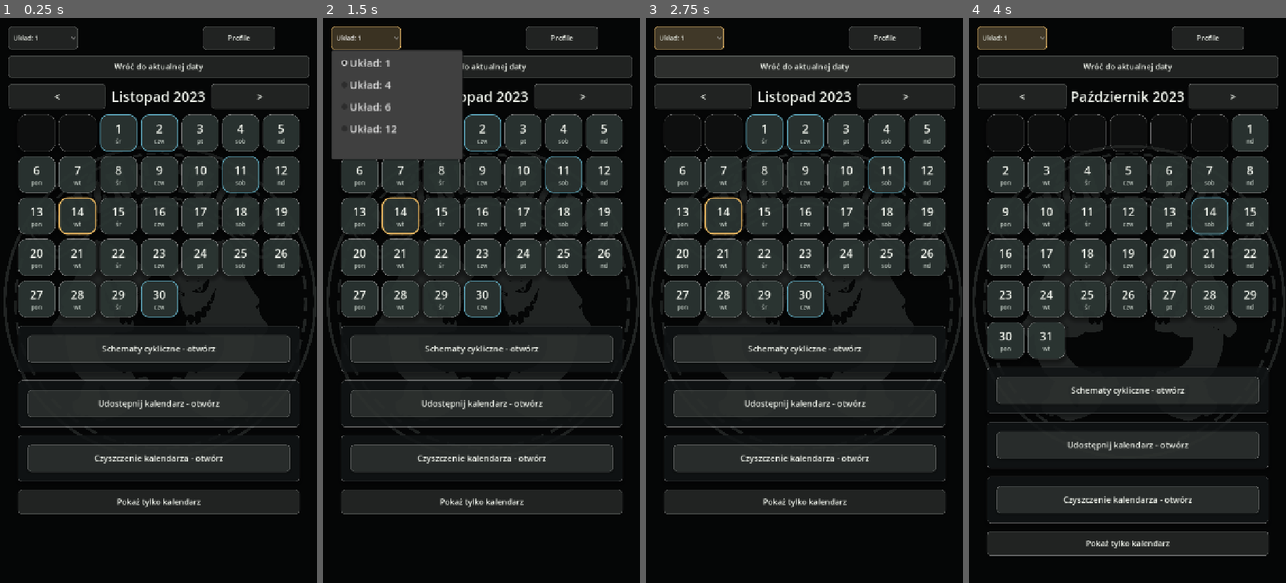
Above: before the commit, frames 1-4 (left to right).
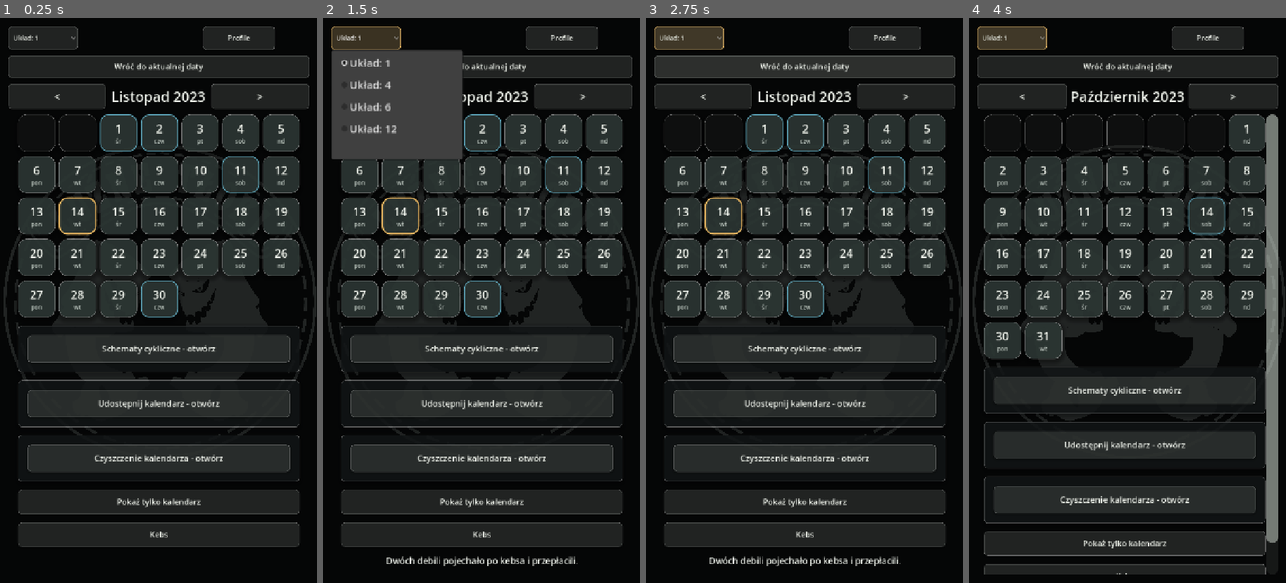
Above: after the commit, the same moments.

Repository: ElKlient/IDOL-Genesis
Game: Godot game, scene res://scenes/main.tscn
Same seed, same stepped clock (60 frames per second), same inputs: the game is played once before the commit and once after it.
Inputs (mouse positions are in pixels of both pictures, inside the frame that each line leads up to):
- Up to frame 1 (0.25 s): no input
- Up to frame 2 (1.5 s): click (481, 532) at 0.5 s, where only the run after the commit has a clickable "Kebs"; click "Układ: 1" at 1.25 s
- Up to frame 3 (2.75 s): click "Wróć do aktualnej daty" at 2 s
- Up to frame 4 (4 s): click "<" at 2.75 s; click (1124, 577) at 3.5 s, where only the run after the commit has a clickable "Kebs"

The runs differ from the first frame. In frame 1, 3.9% of the frame differs, in the area x 5-95%, y 89-94%; in frame 2, 4.3%; in frame 3, 4.3%; in frame 4, 13%, in the area x 4-98%, y 17-99%.

Commit message:
Add kebab note button

Diff:
--- a/apps/wspolny-kalendarz/scripts/main.gd
+++ b/apps/wspolny-kalendarz/scripts/main.gd
@@ -141,9 +141,12 @@
 var sharing_toggle_button: Button
 var sharing_body: VBoxContainer
 var calendar_only_button: Button
+var kebab_button: Button
+var kebab_note_label: Label
 var system_days_expanded := false
 var sharing_expanded := false
 var calendar_clear_expanded := false
+var kebab_note_expanded := false
 var calendar_only_mode := false
 var profile_panel_open := false
 var settings_loaded := false
@@ -341,6 +344,18 @@
 	_prepare_control(calendar_only_button, 18, 56)
 	_connect_tap(calendar_only_button, Callable(self, "_toggle_calendar_only_mode"))
 	content_root.add_child(calendar_only_button)
+
+	kebab_button = Button.new()
+	kebab_button.text = "Kebs"
+	_prepare_control(kebab_button, 18, 56)
+	_connect_tap(kebab_button, Callable(self, "_toggle_kebab_note"))
+	content_root.add_child(kebab_button)
+
+	kebab_note_label = _make_label("Dwóch debili pojechało po kebsa i przepłacili.", 20, COLOR_TEXT)
+	kebab_note_label.visible = kebab_note_expanded
+	kebab_note_label.autowrap_mode = TextServer.AUTOWRAP_WORD_SMART
+	kebab_note_label.horizontal_alignment = HORIZONTAL_ALIGNMENT_CENTER
+	content_root.add_child(kebab_note_label)
 
 	_style_main_scrollbar()
 	_build_day_dialog()
@@ -1333,6 +1348,8 @@
 		sharing_body.visible = sharing_expanded and not calendar_only_mode
 	if calendar_clear_body != null:
 		calendar_clear_body.visible = calendar_clear_expanded and not calendar_only_mode
+	if kebab_note_label != null:
+		kebab_note_label.visible = kebab_note_expanded
 
 	if system_days_toggle_button != null:
 		system_days_toggle_button.text = "Schematy cykliczne - schowaj" if system_days_expanded else "Schematy cykliczne - otwórz"
@@ -1356,6 +1373,12 @@
 
 func _toggle_calendar_clear_panel() -> void:
 	calendar_clear_expanded = not calendar_clear_expanded
+	_refresh_collapsible_panels()
+	_save_settings_to_disk()
+
+
+func _toggle_kebab_note() -> void:
+	kebab_note_expanded = not kebab_note_expanded
 	_refresh_collapsible_panels()
 	_save_settings_to_disk()
 
@@ -2681,6 +2704,7 @@
 	config.set_value("ui", "system_days_expanded", system_days_expanded)
 	config.set_value("ui", "sharing_expanded", sharing_expanded)
 	config.set_value("ui", "calendar_clear_expanded", calendar_clear_expanded)
+	config.set_value("ui", "kebab_note_expanded", kebab_note_expanded)
 	config.set_value("ui", "calendar_only_mode", calendar_only_mode)
 	config.set_value("ui", "profile_panel_open", profile_panel_open)
 	config.set_value("data", "calendars", calendars.duplicate(true))
@@ -2703,6 +2727,7 @@
 	system_days_expanded = bool(config.get_value("ui", "system_days_expanded", system_days_expanded))
 	sharing_expanded = bool(config.get_value("ui", "sharing_expanded", sharing_expanded))
 	calendar_clear_expanded = bool(config.get_value("ui", "calendar_clear_expanded", calendar_clear_expanded))
+	kebab_note_expanded = bool(config.get_value("ui", "kebab_note_expanded", kebab_note_expanded))
 	calendar_only_mode = bool(config.get_value("ui", "calendar_only_mode", calendar_only_mode))
 	profile_panel_open = bool(config.get_value("ui", "profile_panel_open", profile_panel_open))
 
